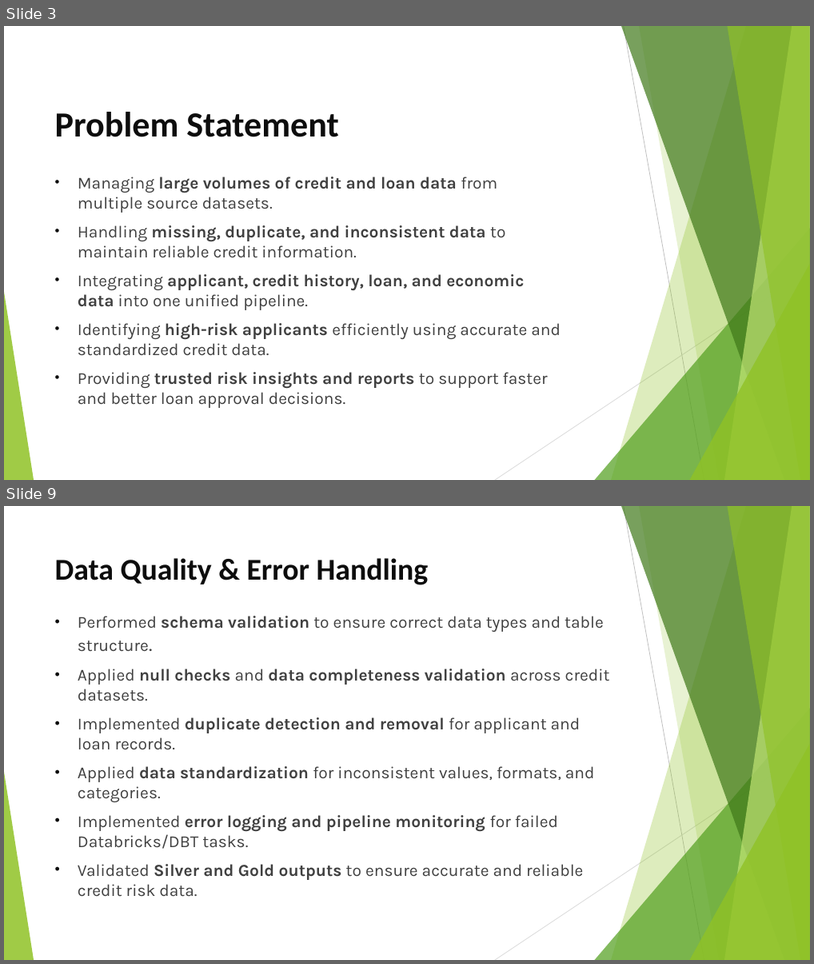
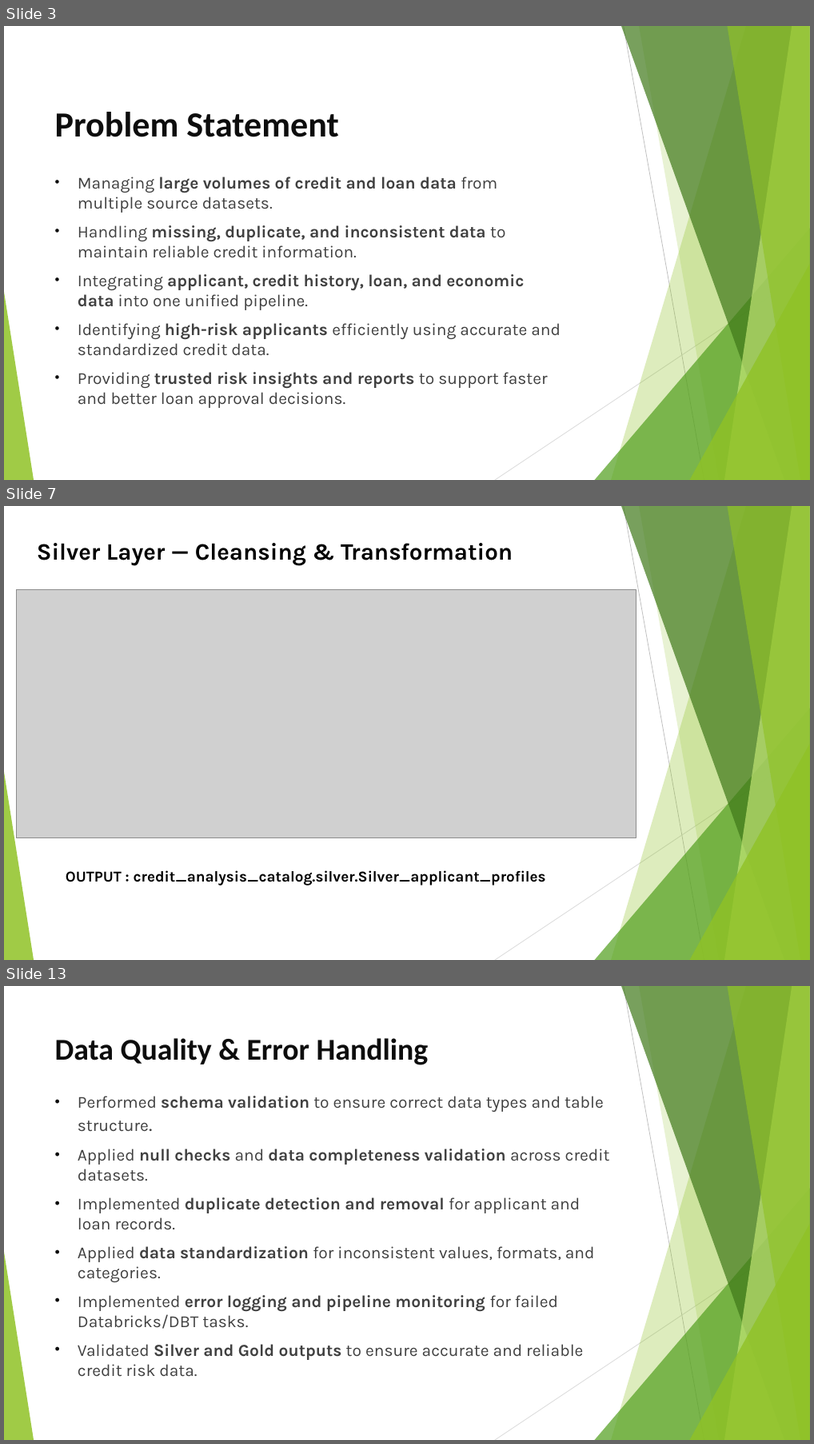
Before and after one commit to Bellamkondakumaraswamy/Credit-Risk-Assessment-Pipeline, a slide deck: Credit Risk Assessment Pipeline PPTX.pptx. Shown one above the other, each under a label of ours: slides 3 and 9 before the commit, slides 3, 7 and 13 after it; the slides between them are not shown. The pictures are 814x964 and 814x1444 pixels, drawn with LibreOffice and Linux fonts; fonts in the diff are those of the drawing; grey boxes stand for pictures. Boxes give left, top, right and bottom in pixels: in the first picture for what was removed or moved away, otherwise in the second. Text is boxed around its words. In the diff, an @@ line names an element or a change of style, - is before the commit and + after.

Commit message:
Add credit risk analysis files

```diff
--- a/Credit Risk Assessment Pipeline PPTX.pptx
+++ b/Credit Risk Assessment Pipeline PPTX.pptx
@@ slide 7 added at [4, 506, 810, 960], background #FFFFFF; not listed: 10 template elements that a slide beside it also shows @@
@@ title added at [37, 543, 513, 565], 28 pt, text #000000, bold @@
+Silver Layer — Cleansing & Transformation
@@ picture added at [16, 590, 636, 838] @@
@@ text added at [66, 870, 546, 885], 18 pt, text #000000, bold @@
+OUTPUT : credit_analysis_catalog.silver.Silver_applicant_profiles
@@ what was slide 9 is now slide 13 @@
```
Also in this commit, not shown: 7 slides changed, 4 other slides added, 6 slides removed, 16 other files.
